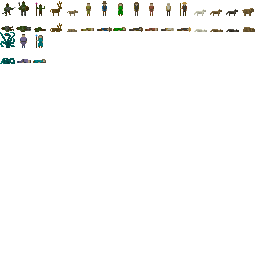
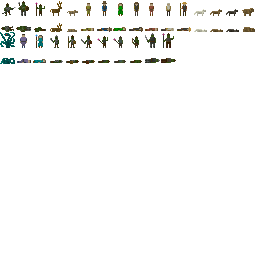
Revision of a layered 256x256 image; what changed, layer by layer:
painted on "Background" over [50, 33, 176, 64]
